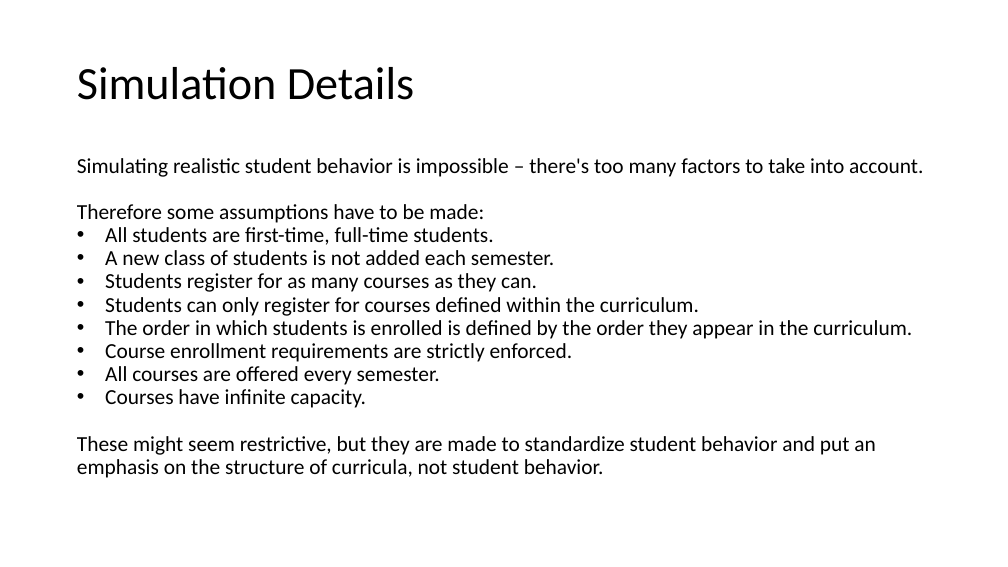
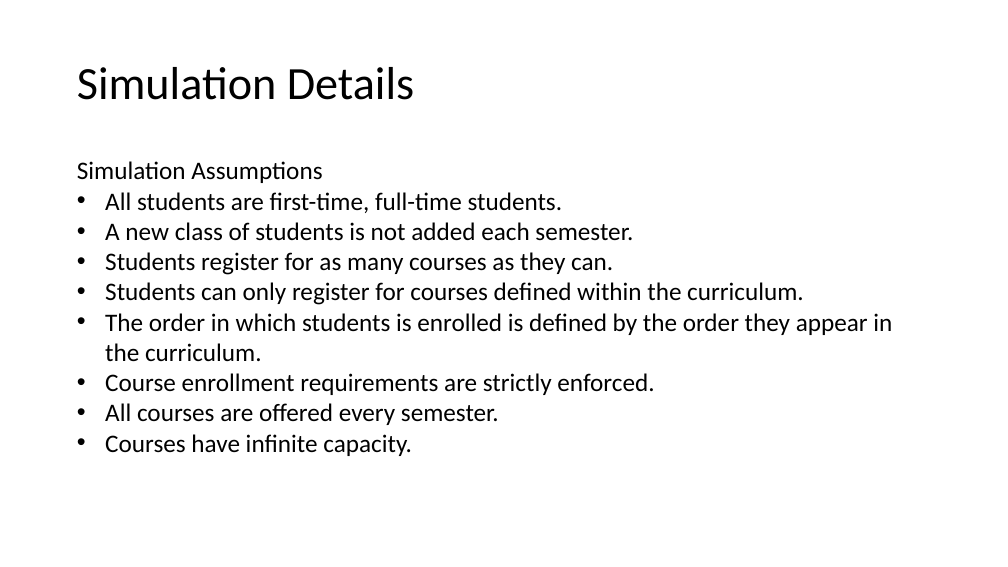
Before and after one commit to M-S-H/thesis, a slide deck: slide 25 of Defense.pptx (slide 27 before the commit). Drawn at 1008x567 pixels with LibreOffice and Linux fonts; fonts in the diff are those of the drawing. Boxes give left, top, right and bottom in pixels: in the first picture for what was removed or moved away, otherwise in the second. Text is boxed around its words. In the diff, an @@ line names an element or a change of style, - is before the commit and + after.

```diff
--- a/Defense.pptx
+++ b/Defense.pptx
@@ text at (x1=77, y1=161, x2=322, y2=183): text changed; size 20.4 to 24 pt @@
-  Simulating realistic student behavior is impossible – there's too many factors to take into account.
-  Therefore some assumptions have to be made:
+  Simulation Assumptions
@@ text at (x1=105, y1=192, x2=892, y2=456): size 20.4 to 24 pt; line spacing 0.9 to 1 @@
@@ text at (x1=77, y1=436, x2=875, y2=478): paragraph removed @@
-  These might seem restrictive, but they are made to standardize student behavior and put an emphasis on the structure of curricula, not student behavior.
```
Also in this commit, not shown: 17 other slides changed, 1 slide added, 3 slides removed, 13 other files.
